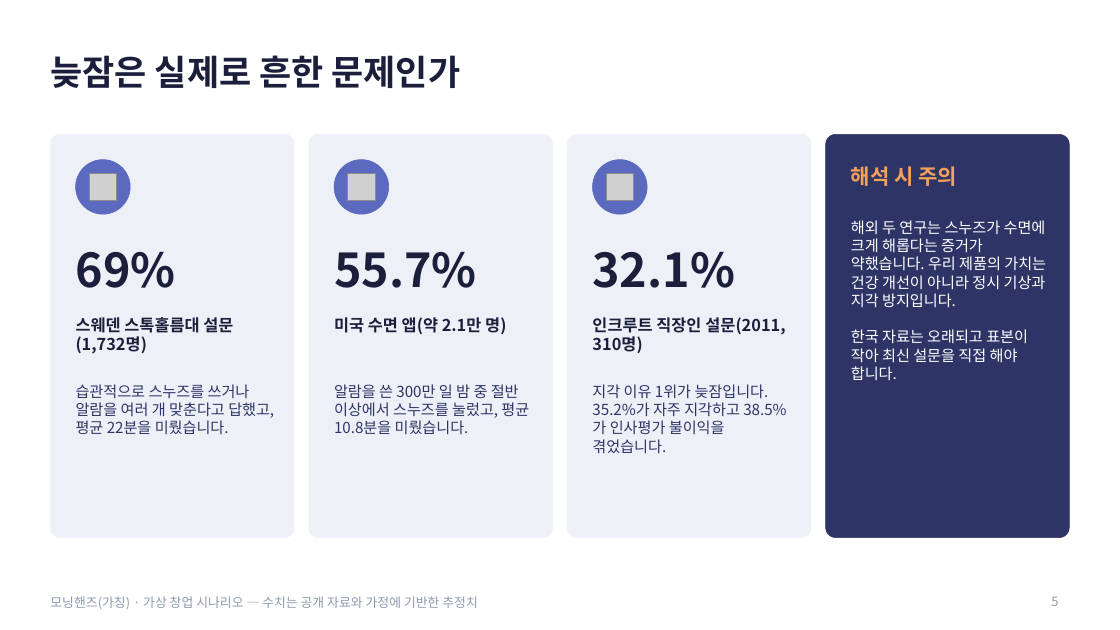
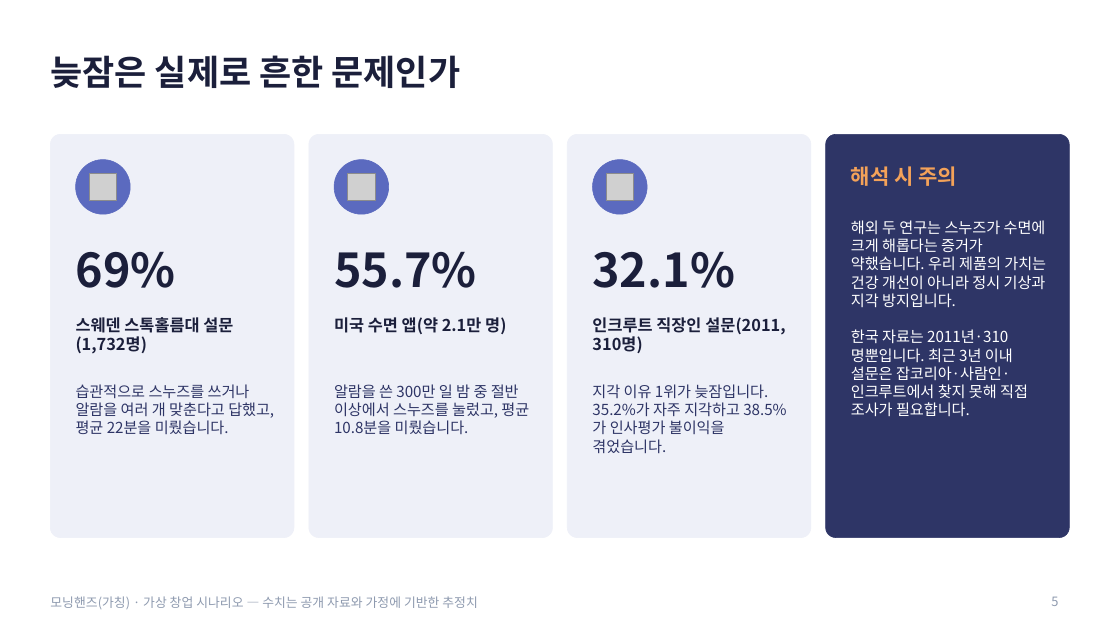
Before and after one commit to g975682-source/-, a slide deck: slide 5 of MorningHands_Business_Analysis.pptx. Drawn at 1120x630 pixels with LibreOffice and Linux fonts; fonts in the diff are those of the drawing; grey boxes stand for pictures. Boxes give left, top, right and bottom in pixels: in the first picture for what was removed or moved away, otherwise in the second. Text is boxed around its words. In the diff, an @@ line names an element or a change of style, - is before the commit and + after.

```diff
--- a/MorningHands_Business_Analysis.pptx
+++ b/MorningHands_Business_Analysis.pptx
@@ text at bbox=[851, 329, 1028, 416]: text changed @@
-한국 자료는 오래되고 표본이 작아 최신 설문을 직접 해야 합니다.
+한국 자료는 2011년·310명뿐입니다. 최근 3년 이내 설문은 잡코리아·사람인·인크루트에서 찾지 못해 직접 조사가 필요합니다.
```
Also in this commit, not shown: 5 other slides changed, 2 other files.
